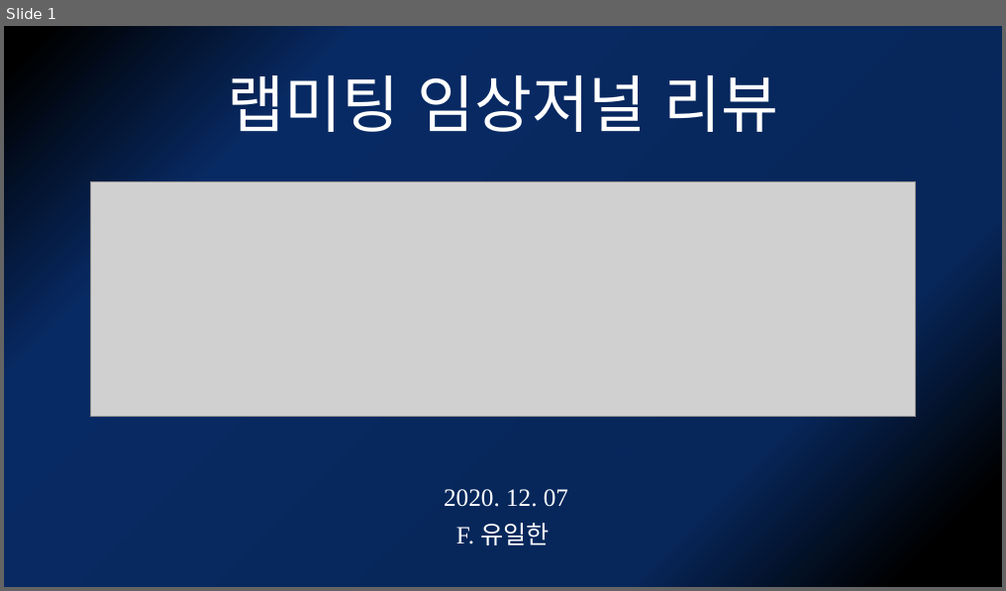
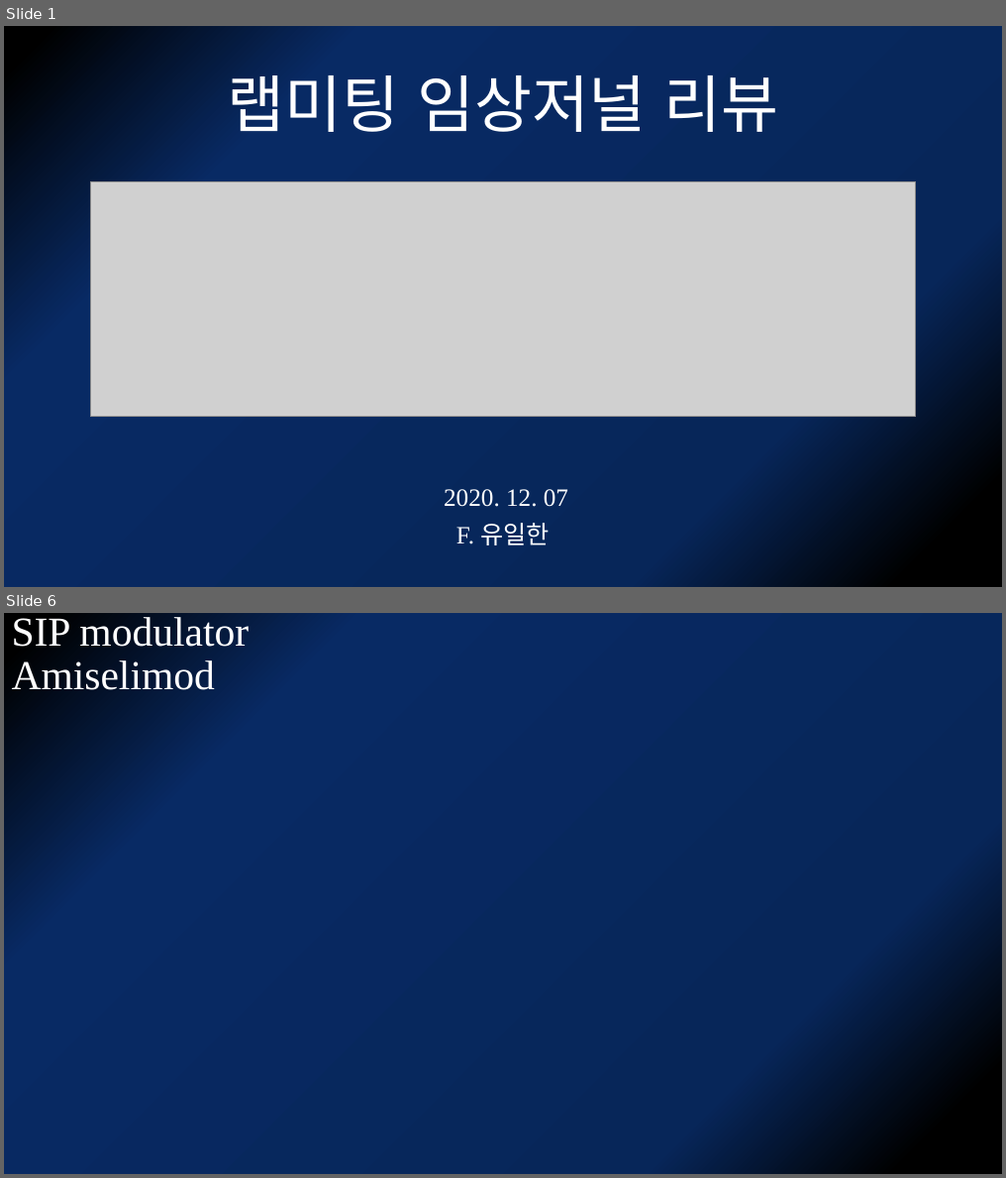
Before and after one commit to kjfdf/12.07_lab_meeting, a slide deck: 2020.12.07 유일한 임상저널리뷰.pptx. Shown one above the other, each under a label of ours: slide 1 before the commit, slides 1 and 6 after it; the slides between them are not shown. The pictures are 1006x591 and 1006x1178 pixels, drawn with LibreOffice and Linux fonts; fonts in the diff are those of the drawing; grey boxes stand for pictures. Boxes give left, top, right and bottom in pixels: in the first picture for what was removed or moved away, otherwise in the second. Text is boxed around its words. In the diff, an @@ line names an element or a change of style, - is before the commit and + after.

```diff
--- a/2020.12.07 유일한 임상저널리뷰.pptx
+++ b/2020.12.07 유일한 임상저널리뷰.pptx
@@ slide 6 added at [4,613,1002,1174], background gradient #000000 to #072659 to #082A64 @@
@@ title added at [12,613,249,690], 39.6 pt, text #FFFFFF @@
+SIP modulator
+Amiselimod
```
Also in this commit, not shown: 9 other slides added, 6 slides removed.
